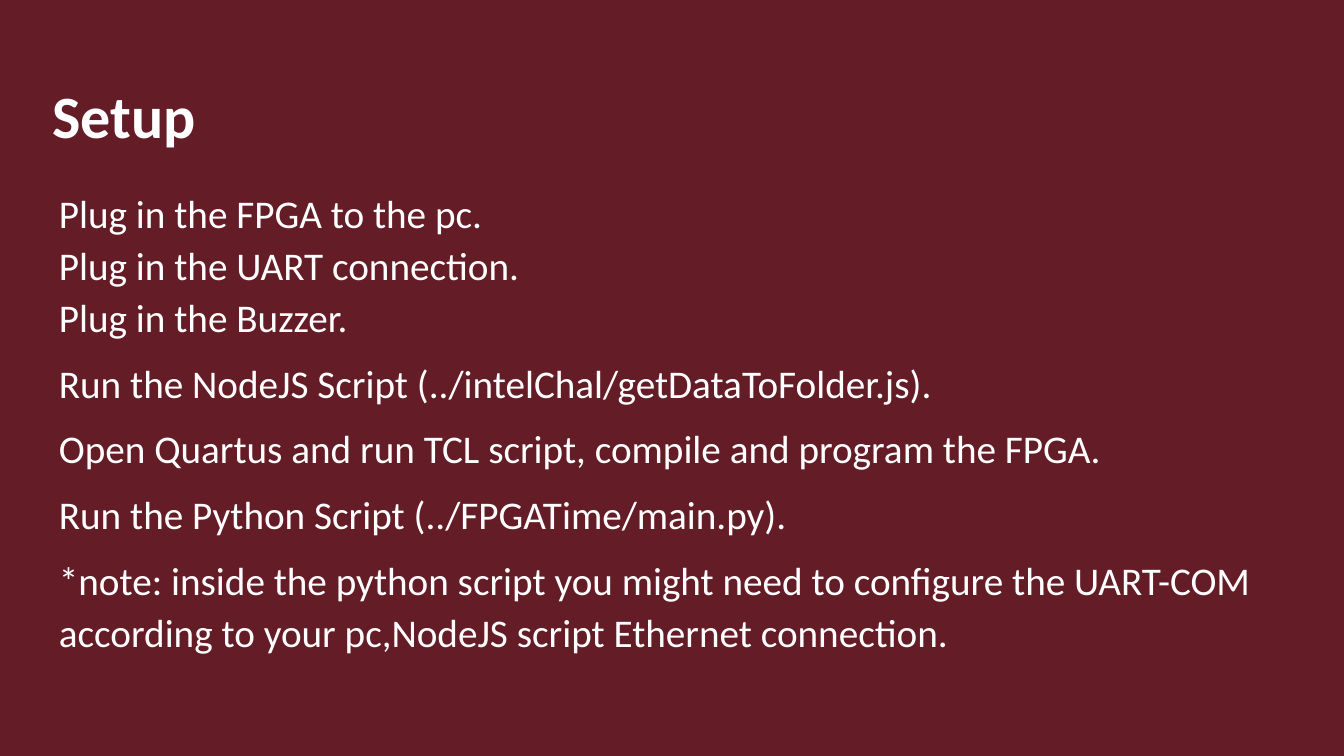
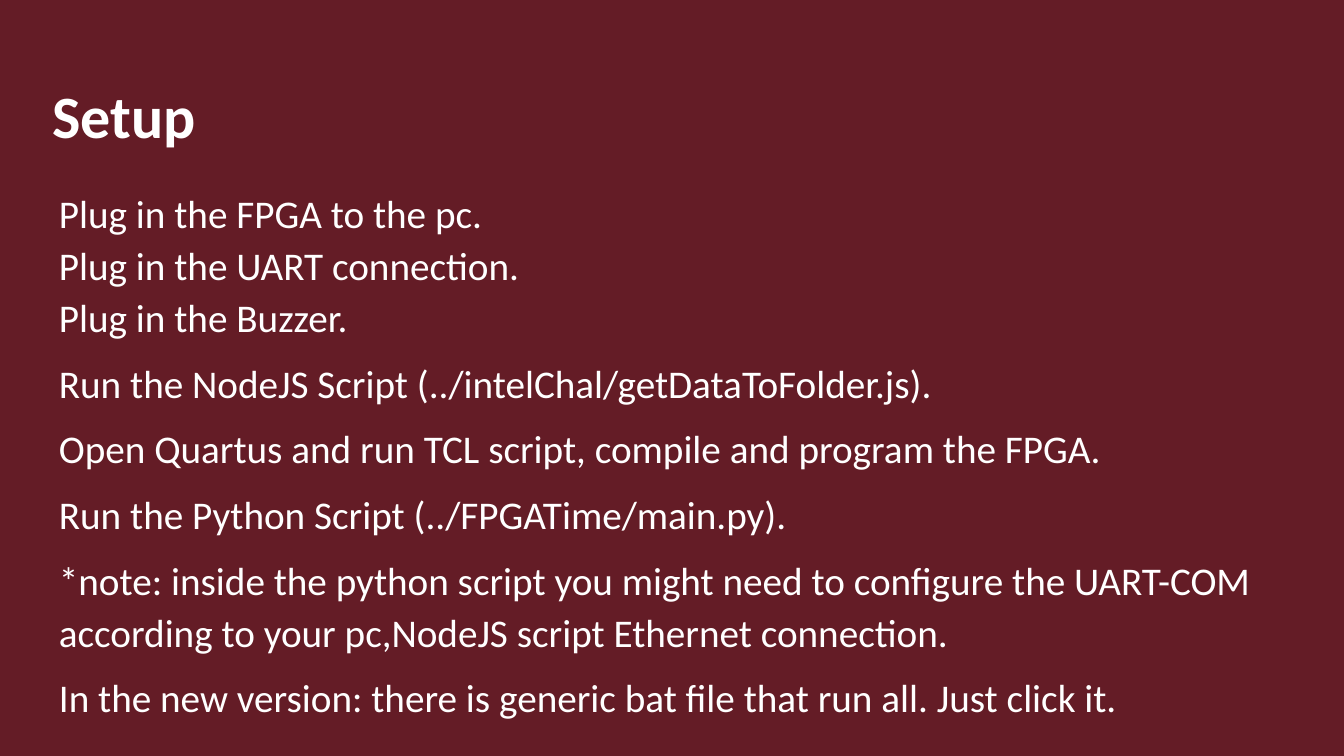
Before and after one commit to DorAgababa/MySmartWatch, a slide deck: slide 5 of RealTime Clock.pptx. Drawn at 1344x756 pixels with LibreOffice and Linux fonts; fonts in the diff are those of the drawing; background and template pictures are left out. Boxes give left, top, right and bottom in pixels: in the first picture for what was removed or moved away, otherwise in the second. Text is boxed around its words. In the diff, an @@ line names an element or a change of style, - is before the commit and + after.

```diff
--- a/RealTime Clock.pptx
+++ b/RealTime Clock.pptx
@@ text at (59, 684, 1116, 719): paragraph added @@
+In the new version: there is generic bat file that run all. Just click it.
```
Also in this commit, not shown: 9 other files.
